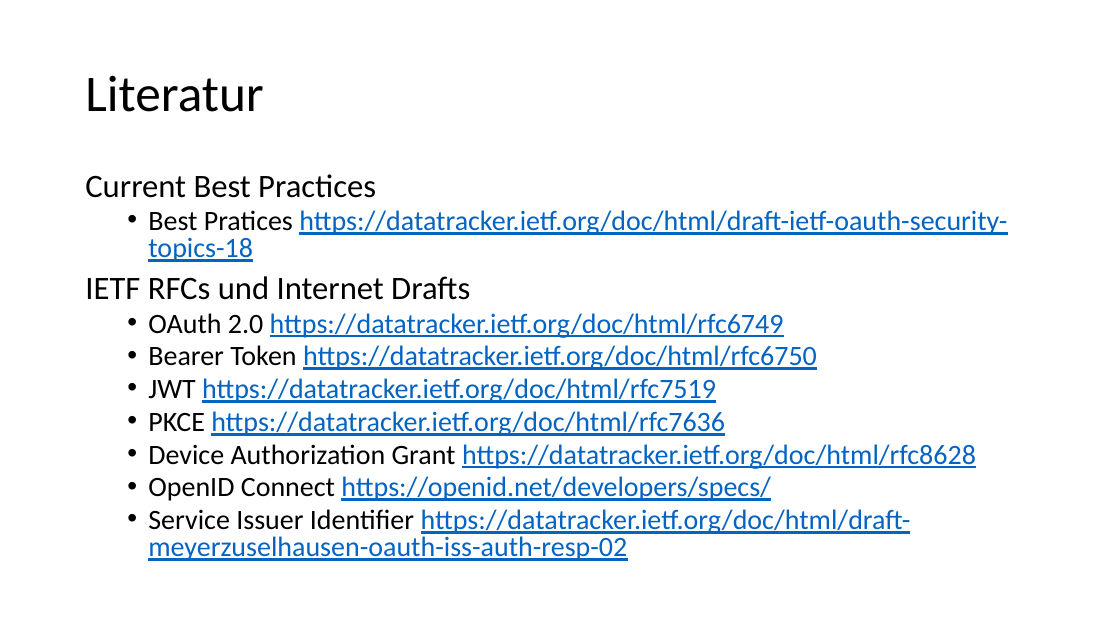
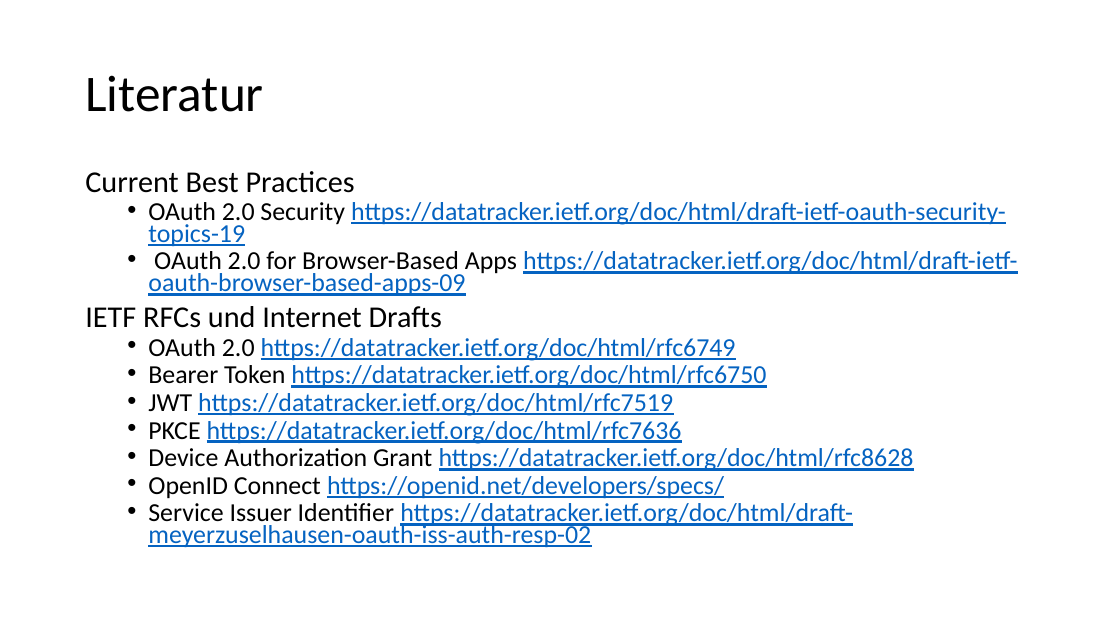
Before and after one commit to danielwagn3r/openid-workshop, a slide deck: slide 57 of OpenID Connect & OAuth.pptx (slide 56 before the commit). Drawn at 1120x630 pixels with LibreOffice and Linux fonts; fonts in the diff are those of the drawing. Boxes give left, top, right and bottom in pixels: in the first picture for what was removed or moved away, otherwise in the second. Text is boxed around its words. In the diff, an @@ line names an element or a change of style, - is before the commit and + after.

Commit message:
Updated slides

```diff
--- a/OpenID Connect & OAuth.pptx
+++ b/OpenID Connect & OAuth.pptx
@@ text at box(85, 171, 914, 548): size 28 to 25.9 pt in "Current Best Practices", "IETF RFCs und Internet Drafts"; size 24 to 22.2 pt in "OAuth 2.0 https://datatracker.ietf.org/doc/html/rfc6749", "Bearer Token https://datatracker.ietf.org/doc/html/rfc6750", "JWT https://datatracker.ietf.org/doc/html/rfc7519", "PKCE https://datatracker.ietf.org/doc/html/rfc7636" and 3 more places; line spacing 0.8 to 0.7 @@
@@ text at box(148, 202, 1017, 296): text changed; size 24 to 22.2 pt @@
-  • Best Pratices https://datatracker.ietf.org/doc/html/draft-ietf-oauth-security-topics-18
+  • OAuth 2.0 Security https://datatracker.ietf.org/doc/html/draft-ietf-oauth-security-topics-19
+  • OAuth 2.0 for Browser-Based Apps https://datatracker.ietf.org/doc/html/draft-ietf-oauth-browser-based-apps-09
```
Also in this commit, not shown: 1 slide added.
